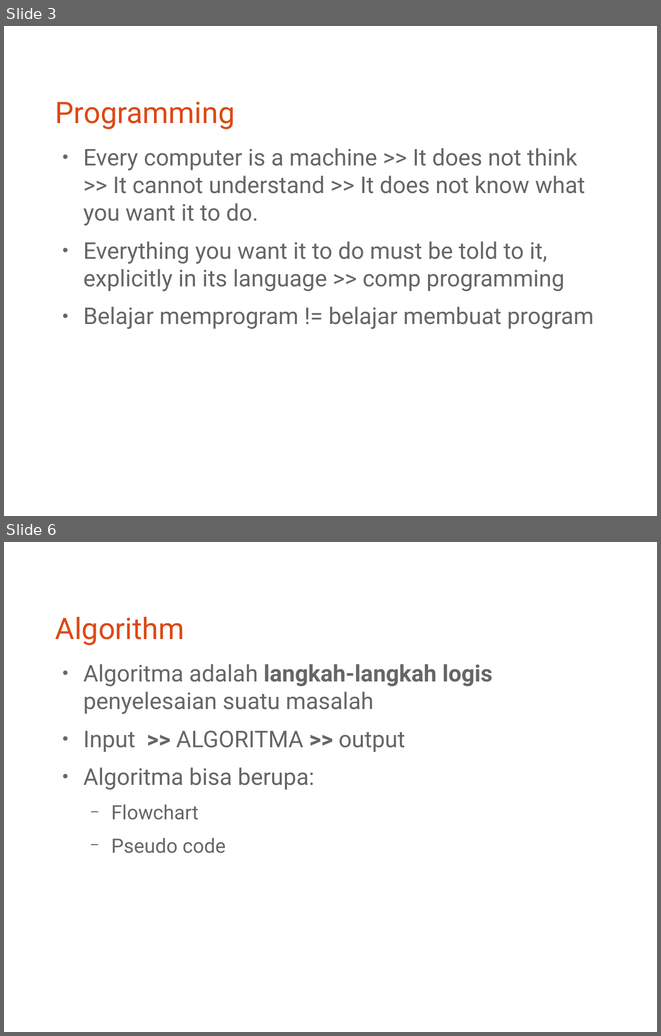
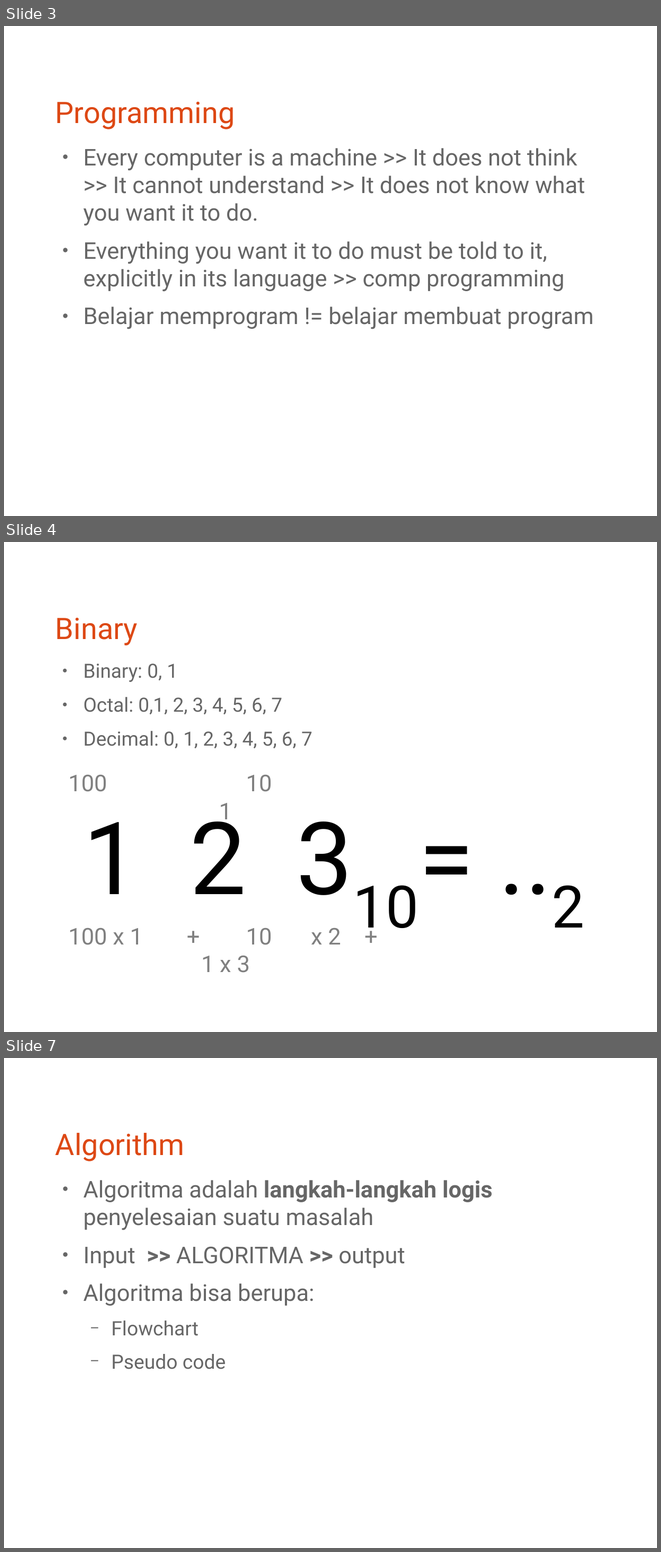
Before and after one commit to bagustris/prokom-tf, a slide deck: prokom0.odp. Shown one above the other, each under a label of ours: slides 3 and 6 before the commit, slides 3, 4 and 7 after it; the slides between them are not shown. The pictures are 661x1036 and 661x1552 pixels, drawn with LibreOffice and Linux fonts; fonts in the diff are those of the drawing. Boxes give left, top, right and bottom in pixels: in the first picture for what was removed or moved away, otherwise in the second. Text is boxed around its words. In the diff, an @@ line names an element or a change of style, - is before the commit and + after.

```diff
--- a/prokom0.odp
+++ b/prokom0.odp
@@ slide 4 added at (4, 542, 657, 1032), background #FFFFFF @@
@@ title added at (55, 617, 138, 645), 36 pt, text #DD4814 @@
+Binary
@@ text added at (84, 663, 585, 927), 23.8 pt, text #666666 @@
+● Binary: 0, 1
+● Octal: 0,1, 2, 3, 4, 5, 6, 7
+● Decimal: 0, 1, 2, 3, 4, 5, 6, 7
+1 2 310= ..2
@@ text added at (68, 775, 272, 825), 28 pt, text #808080 @@
+100 10 1
@@ text added at (68, 928, 272, 972), 28 pt, text #808080 @@
+100 x 1 + 10 x 2 + 1 x 3
@@ what was slide 6 is now slide 7 @@
```
Also in this commit, not shown: 2 other slides added, 2 slides removed.
